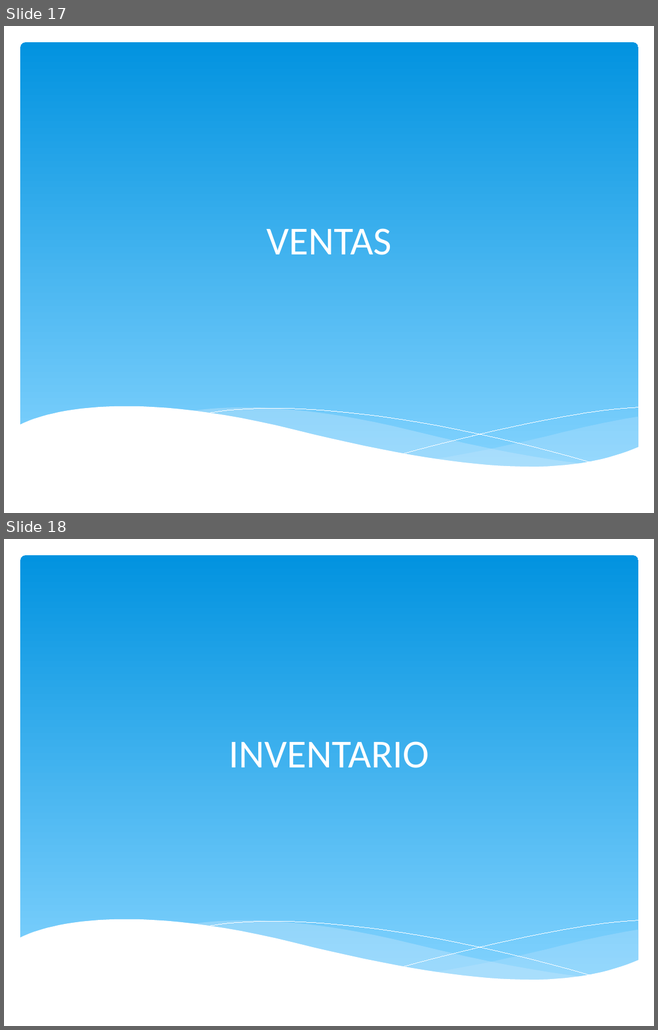
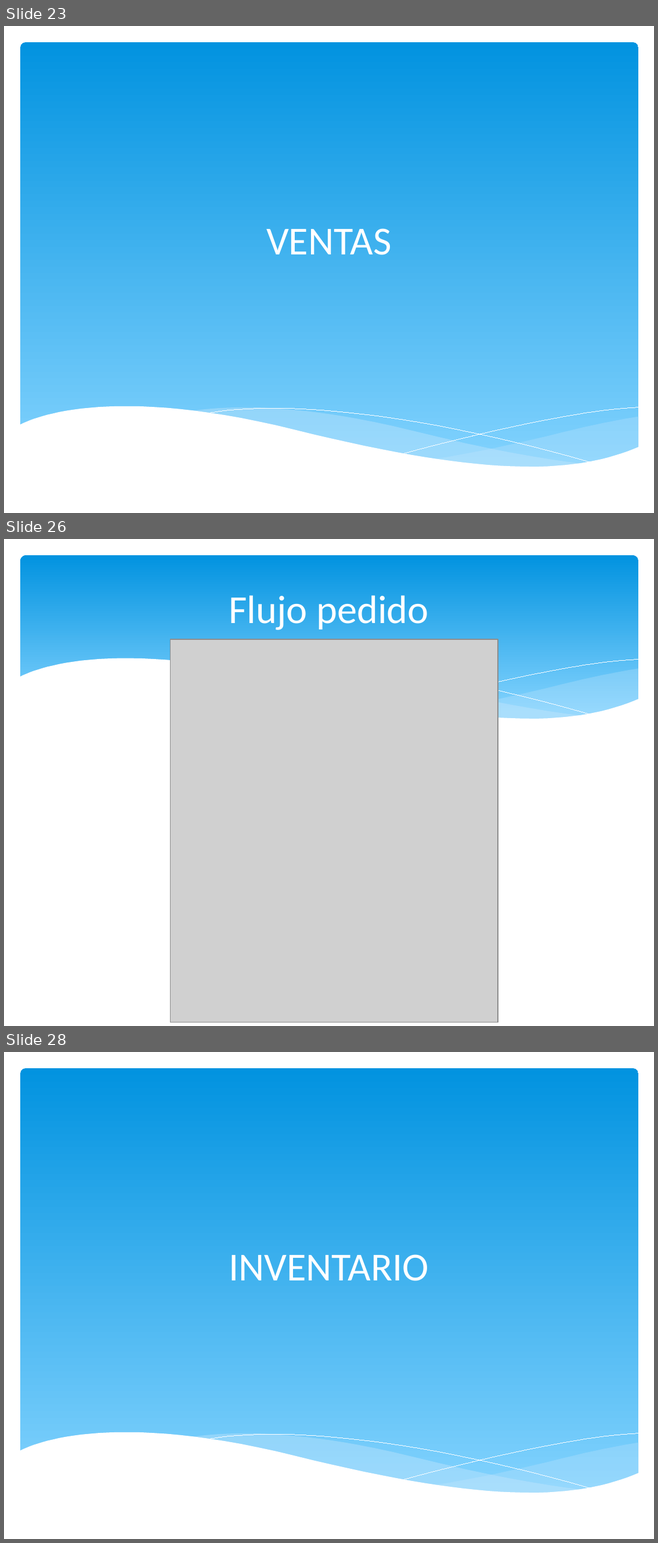
Before and after one commit to igodeveloper/infocomedor, a slide deck: presentacion/INFOCOMEDOR - PPT.pptx. Shown one above the other, each under a label of ours: slides 17 and 18 before the commit, slides 23, 26 and 28 after it; the slides between them are not shown. The pictures are 658x1030 and 658x1543 pixels, drawn with LibreOffice and Linux fonts; fonts in the diff are those of the drawing; grey boxes stand for pictures. Boxes give left, top, right and bottom in pixels: in the first picture for what was removed or moved away, otherwise in the second. Text is boxed around its words. In the diff, an @@ line names an element or a change of style, - is before the commit and + after.

```diff
--- a/presentacion/INFOCOMEDOR - PPT.pptx
+++ b/presentacion/INFOCOMEDOR - PPT.pptx
@@ slide 26 added at (4, 539, 654, 1026), background #FFFFFF @@
@@ rounded rectangle added at (20, 555, 638, 730), fill gradient #0293E0 to #83D3FE @@
@@ title added at (228, 595, 429, 630), 44 pt, text #FFFFFF @@
+Flujo pedido
@@ picture added at (170, 640, 498, 1023) @@
@@ group added at (19, 658, 639, 752): 5 freeform shapes @@
@@ what was slide 17 is now slide 23 @@
@@ what was slide 18 is now slide 28 @@
```
Also in this commit, not shown: 12 other slides added.
